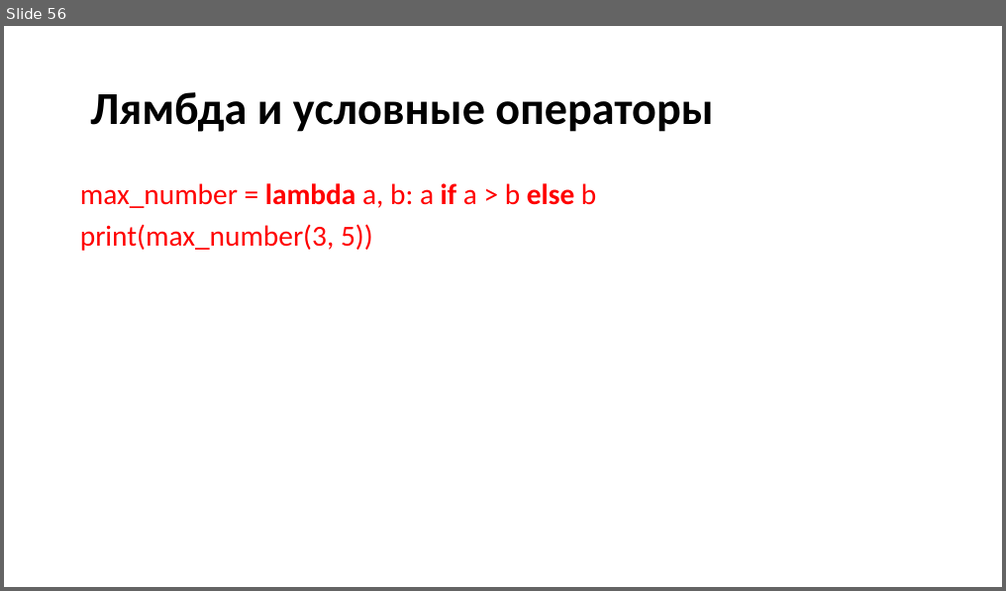
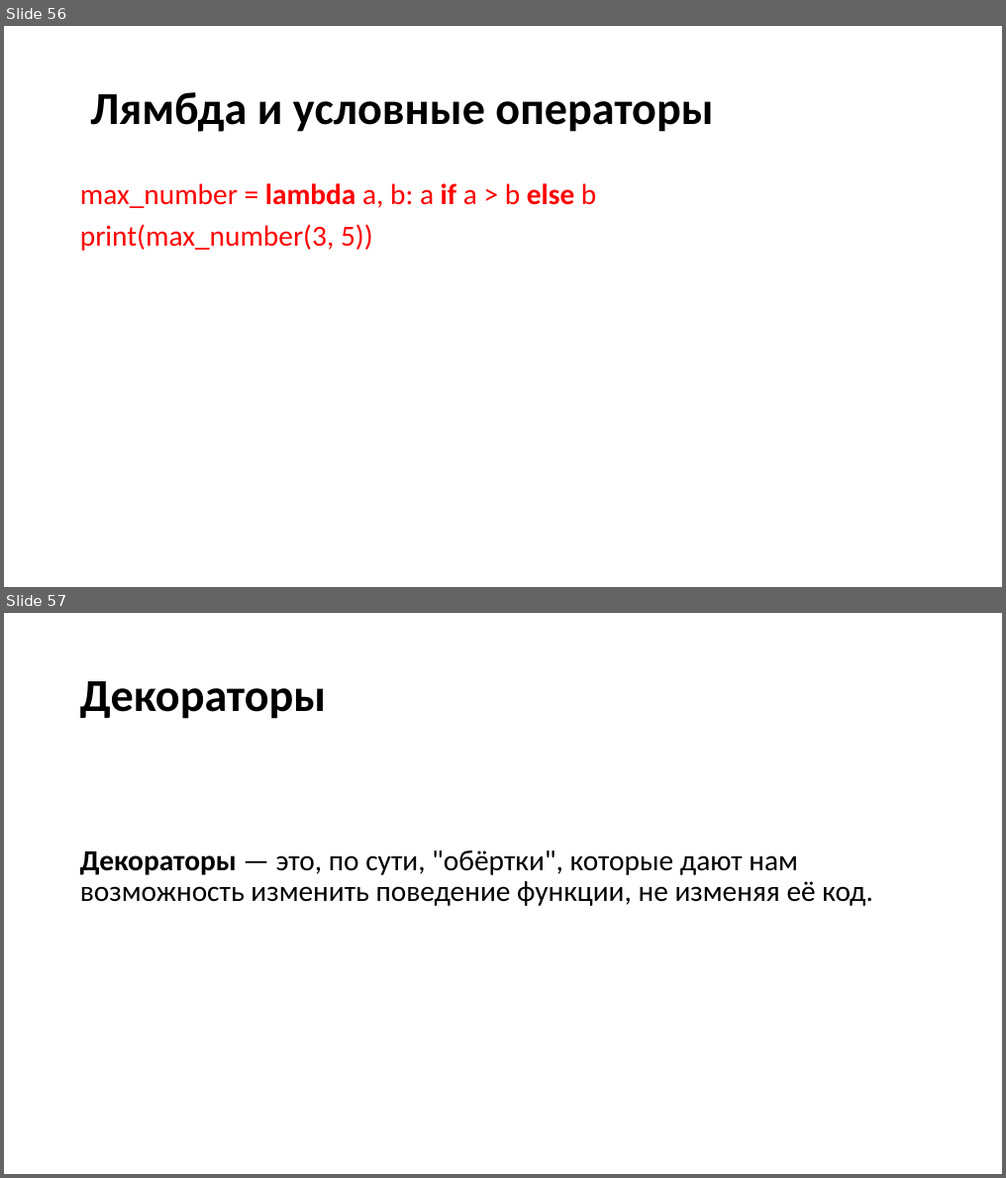
Before and after one commit to xDes-by/test, a slide deck: Презентация5.pptx. Shown one above the other, each under a label of ours: slide 56 before the commit, slides 56 and 57 after it. The pictures are 1006x591 and 1006x1178 pixels, drawn with LibreOffice and Linux fonts; fonts in the diff are those of the drawing. Boxes give left, top, right and bottom in pixels: in the first picture for what was removed or moved away, otherwise in the second. Text is boxed around its words. In the diff, an @@ line names an element or a change of style, - is before the commit and + after.

```diff
--- a/Презентация5.pptx
+++ b/Презентация5.pptx
@@ slide 57 added at [4, 613, 1002, 1174], background #FFFFFF @@
@@ title added at [80, 681, 326, 719], 44 pt, text #000000, bold @@
+Декораторы
@@ text added at [80, 851, 873, 906], 28 pt, text #000000 @@
+Декораторы — это, по сути, "обёртки", которые дают нам возможность изменить поведение функции, не изменяя её код.
```
Also in this commit, not shown: 8 other slides added, 1 other file.
